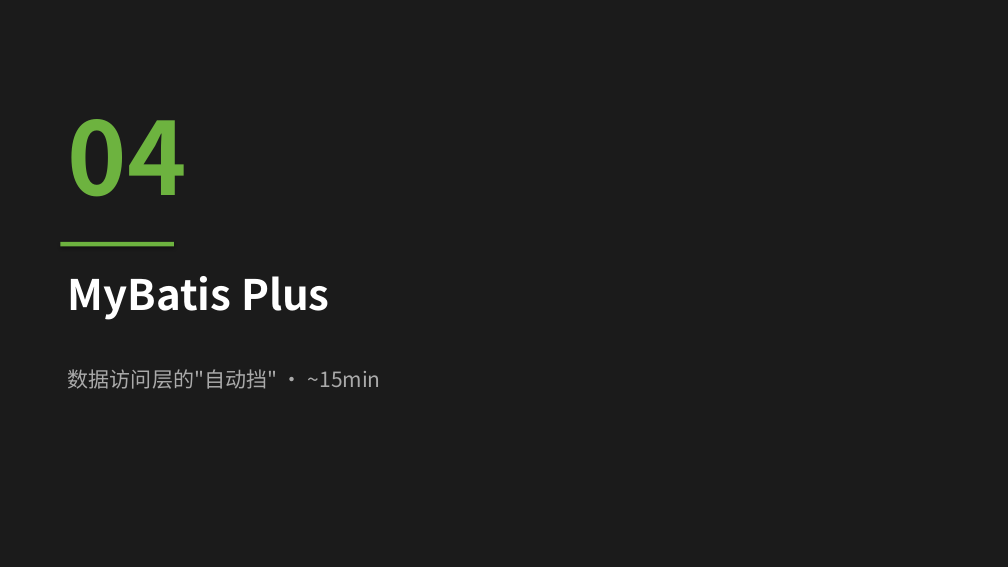
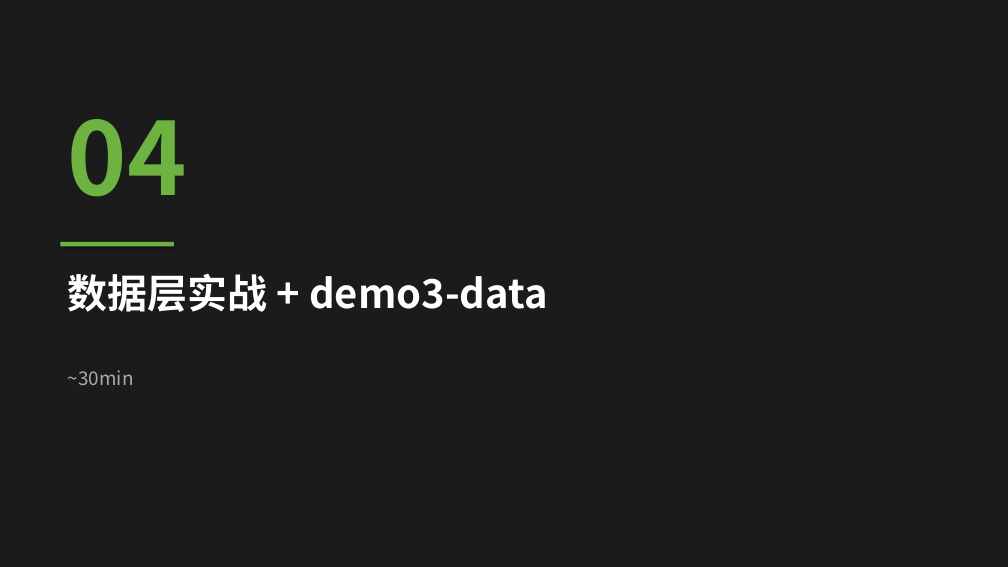
Before and after one commit to Akon1993/springboot-lesson, a slide deck: slide 16 of docs/slides.pptx (slide 13 before the commit). Drawn at 1008x567 pixels with LibreOffice and Linux fonts; fonts in the diff are those of the drawing. Boxes give left, top, right and bottom in pixels: in the first picture for what was removed or moved away, otherwise in the second. Text is boxed around its words. In the diff, an @@ line names an element or a change of style, - is before the commit and + after.

```diff
--- a/docs/slides.pptx
+++ b/docs/slides.pptx
@@ text at box(68, 273, 548, 312): text changed; size 40 to 38 pt @@
-MyBatis Plus
+数据层实战 + demo3-data
@@ text at box(68, 370, 134, 385): text changed; size 20 to 18 pt @@
-数据访问层的"自动挡" · ~15min
+~30min
```
Also in this commit, not shown: 13 other slides changed, 21 slides added, 29 slides removed, 1 other file.
